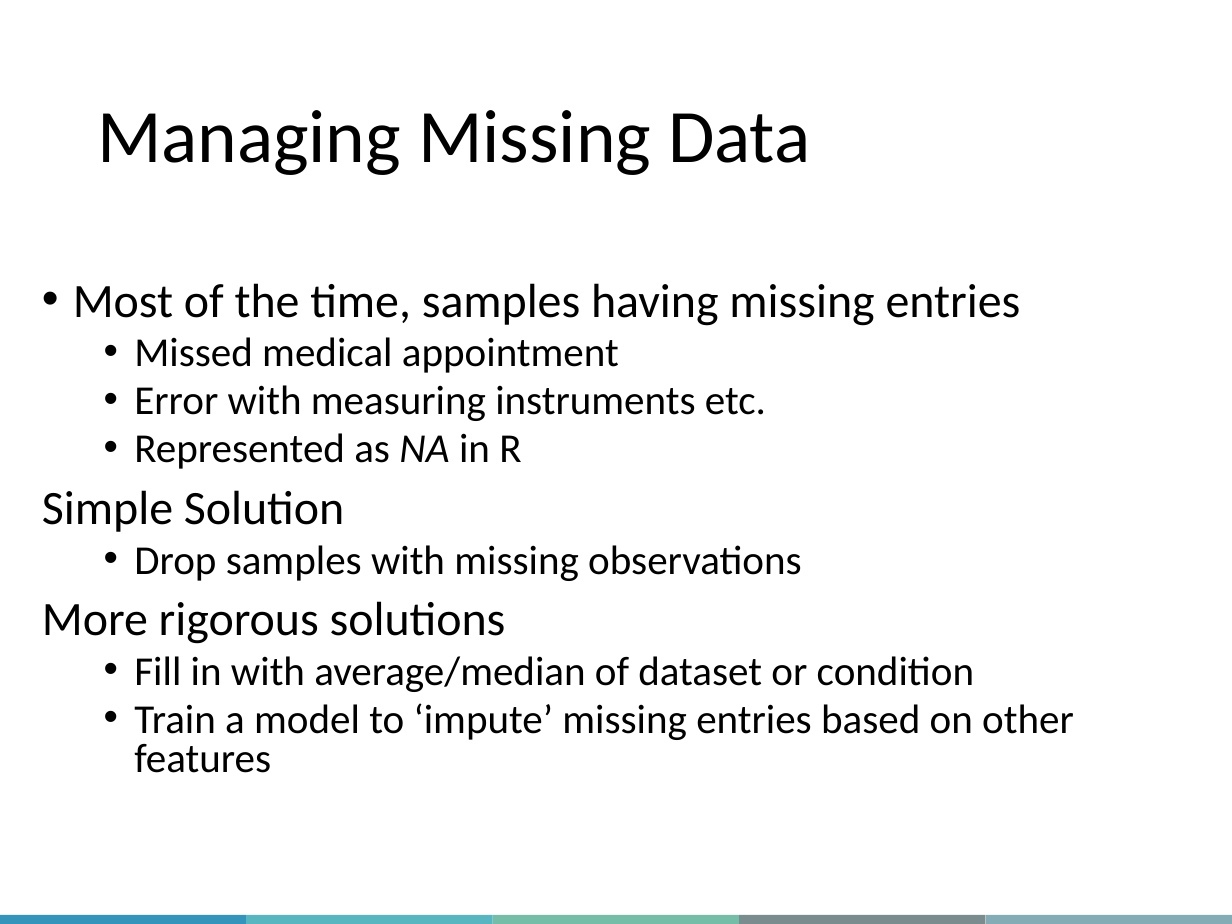
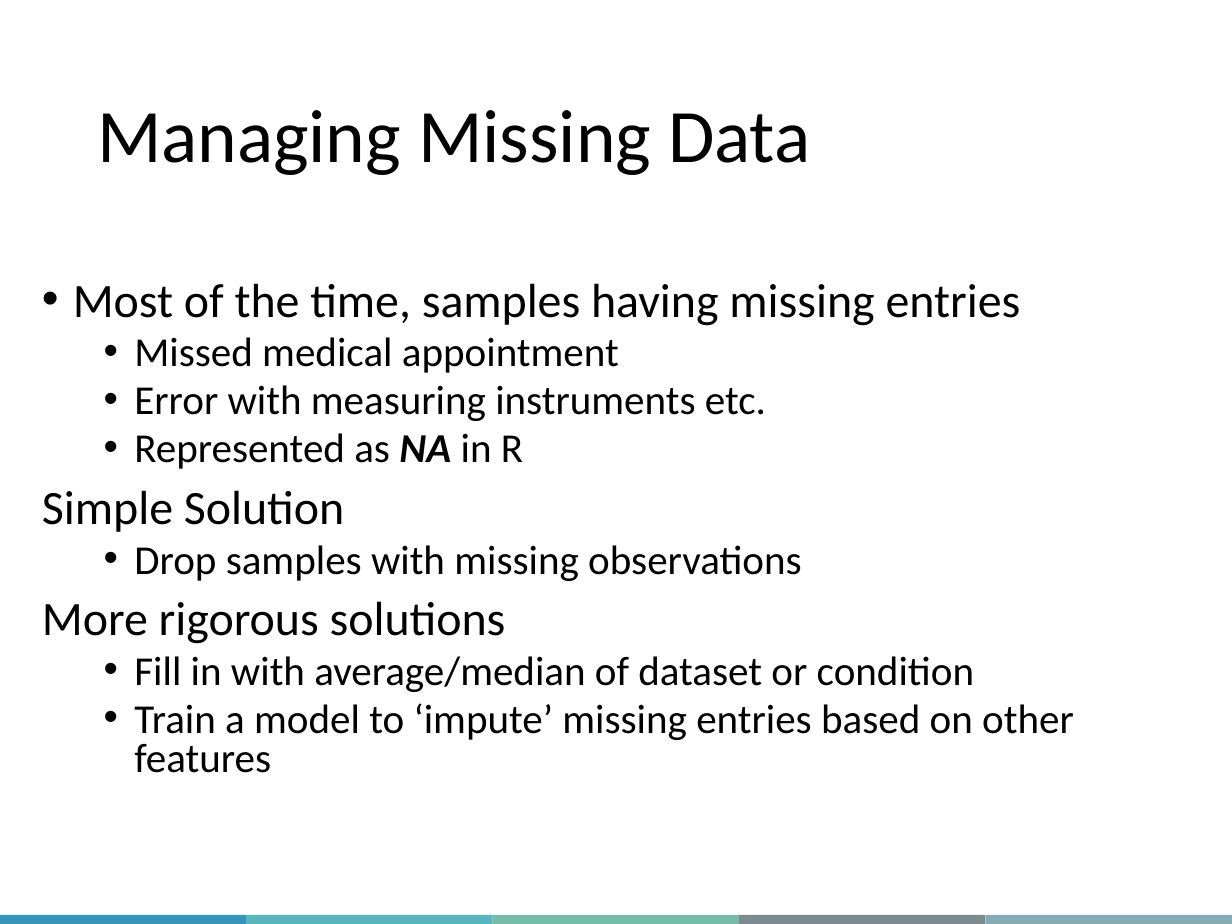
Before and after one commit to QLS-MiCM/StatsInR, a slide deck: slide 11 of slides/QLS-MiCM_StatisticsInR.pptx. Drawn at 1232x924 pixels with LibreOffice and Linux fonts; fonts in the diff are those of the drawing; background and template pictures are left out. Boxes give left, top, right and bottom in pixels: in the first picture for what was removed or moved away, otherwise in the second. Text is boxed around its words. In the diff, an @@ line names an element or a change of style, - is before the commit and + after.

```diff
--- a/slides/QLS-MiCM_StatisticsInR.pptx
+++ b/slides/QLS-MiCM_StatisticsInR.pptx
@@ text at (x1=134, y1=433, x2=523, y2=469): bold on in "NA" @@
```
Also in this commit, not shown: 7 other slides changed, 4 other files.
